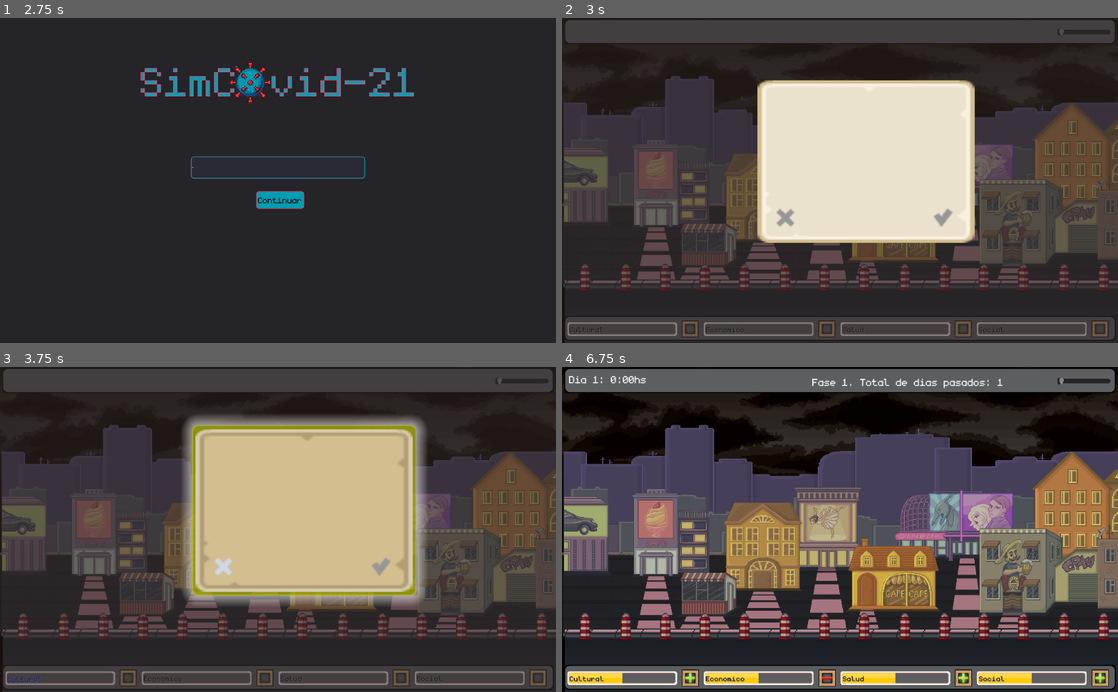
Above: before the commit, frames 1-4 (two rows, left to right).
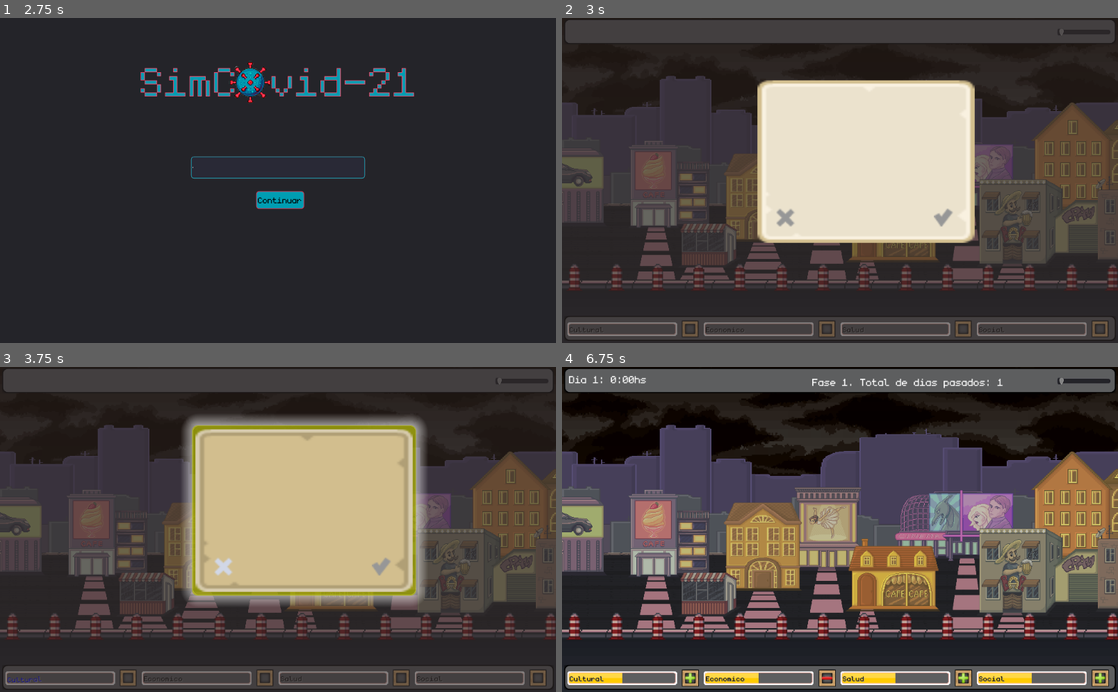
Above: after the commit, the same moments.

Repository: compumundohipermegaredUNQ/SimCovid-21
Game: Godot game, scene res://Main.tscn
Two runs of this game, one before a commit and one after it. Both use one fixed random seed, a clock stepped at 60 frames per second and the inputs below. Video files are missing from this copy of the repository; at most half a second of black plays in their place.
Inputs (mouse positions are in pixels of both pictures, inside the frame that each line leads up to):
- Up to frame 1 (2.75 s): click "Comenzar" at 0.5 s; click (278, 167) at 1.27 s; type "12" at 1.35 s; click "Comenzar" at 2 s
- Up to frame 2 (3 s): click "Ayuda" at 2.75 s
- Up to frame 3 (3.75 s): click (222, 565) at 3.5 s
- Up to frame 4 (6.75 s): click (945, 565) at 4.25 s; click (784, 565) at 5 s; click (945, 565) at 5.75 s; click (784, 565) at 6.5 s

Frame 1 is identical in both runs. In frame 2, 3.0% of the frame differs, in the area x 0-100%, y 17-100%; in frame 3, 2.9%; in frame 4, 6.2%.

Commit message:
Fix background position

Diff:
--- a/src/City/CITYs.tscn
+++ b/src/City/CITYs.tscn
@@ -183,10 +183,10 @@
 anchor_top = 0.166
 anchor_right = 1.0
 anchor_bottom = 0.679
-margin_left = -5.272
-margin_top = 0.735992
-margin_right = -1.0
-margin_bottom = -0.115997
+margin_left = -24.192
+margin_top = 0.400002
+margin_right = 32.0
+margin_bottom = -0.400024
 texture = ExtResource( 1 )
 expand = true
 __meta__ = {
@@ -198,10 +198,10 @@
 anchor_top = 0.308
 anchor_right = 0.998
 anchor_bottom = 0.818
-margin_left = -0.0680001
-margin_top = -0.0320129
-margin_right = 0.0679932
-margin_bottom = -0.0720215
+margin_left = -18.048
+margin_top = 0.199997
+margin_right = 18.048
+margin_bottom = 0.199982
 texture = ExtResource( 4 )
 expand = true
 __meta__ = {
@@ -333,10 +333,10 @@
 anchor_top = 0.364
 anchor_right = 0.269
 anchor_bottom = 0.641
-margin_left = -0.395949
-margin_top = 0.143982
-margin_right = -0.755951
-margin_bottom = -1.056
+margin_left = -12.096
+margin_top = 0.600006
+margin_right = -0.455994
+margin_bottom = -0.599976
 texture = ExtResource( 30 )
 expand = true
 __meta__ = {
@@ -474,10 +474,10 @@
 anchor_top = 0.738
 anchor_right = 1.0
 anchor_bottom = 0.988
-margin_left = -0.170001
-margin_top = 0.247986
-margin_right = -2.0
-margin_bottom = 0.247986
+margin_left = -21.12
+margin_top = 0.200012
+margin_right = 16.0
+margin_bottom = 0.200012
 texture = ExtResource( 5 )
 expand = true
 __meta__ = {
